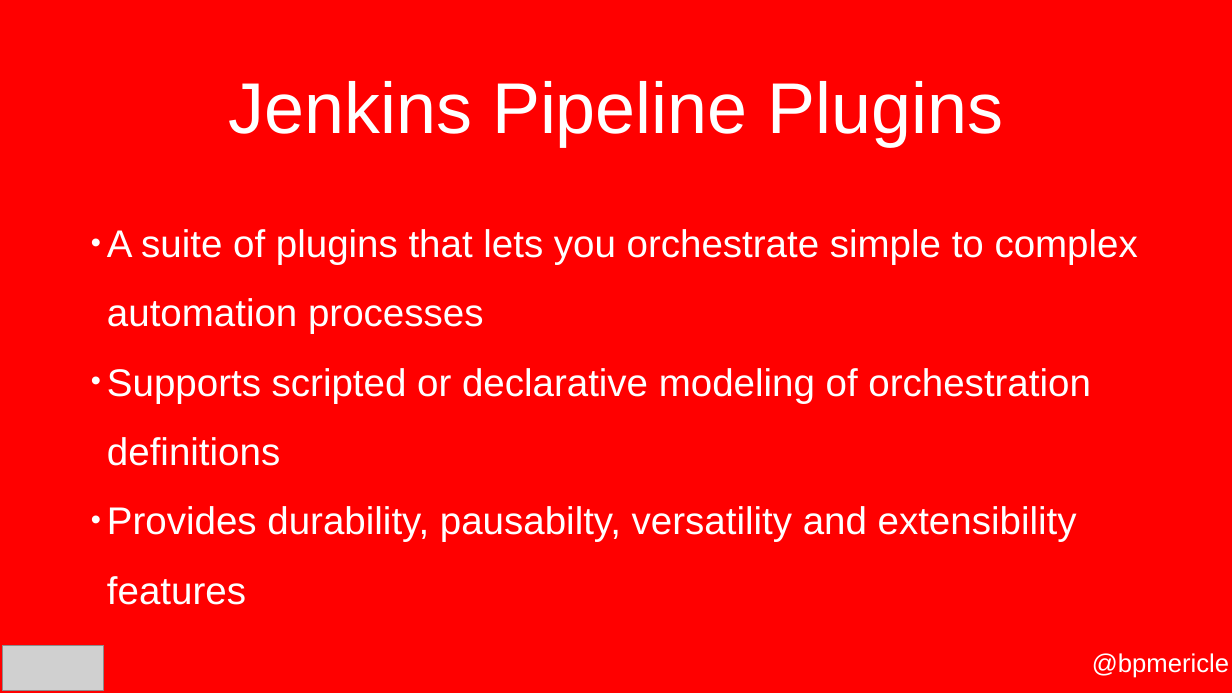
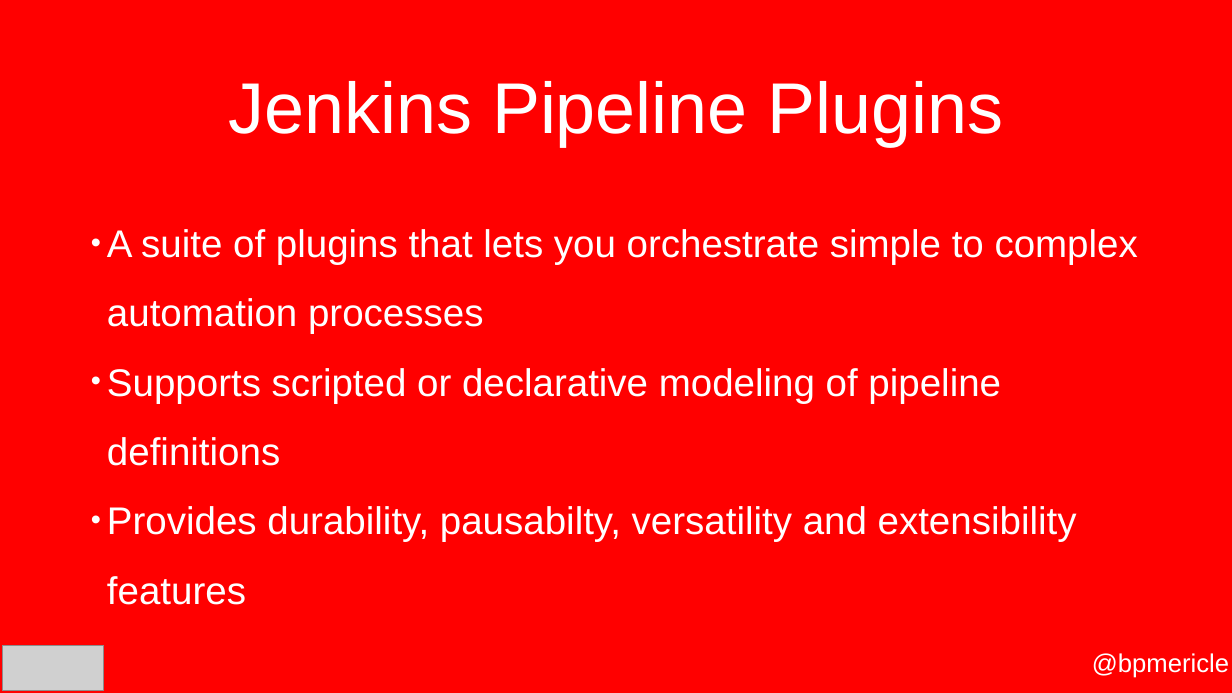
Before and after one commit to bpmericle/gluecon-2018-JaC, a slide deck: slide 9 of YouDontKnowJaC-Gluecon2018.pptx (slide 6 before the commit). Drawn at 1232x693 pixels with LibreOffice and Linux fonts; fonts in the diff are those of the drawing; grey boxes stand for pictures; background and template pictures are left out. Boxes give left, top, right and bottom in pixels: in the first picture for what was removed or moved away, otherwise in the second. Text is boxed around its words. In the diff, an @@ line names an element or a change of style, - is before the commit and + after.

Commit message:
updated presentation

```diff
--- a/YouDontKnowJaC-Gluecon2018.pptx
+++ b/YouDontKnowJaC-Gluecon2018.pptx
@@ text at <box>107,368,1001,466</box>: text changed @@
-• Supports scripted or declarative modeling of orchestration definitions
+• Supports scripted or declarative modeling of pipeline definitions
```
Also in this commit, not shown: 5 other slides changed, 1 slide added, 1 other file.
